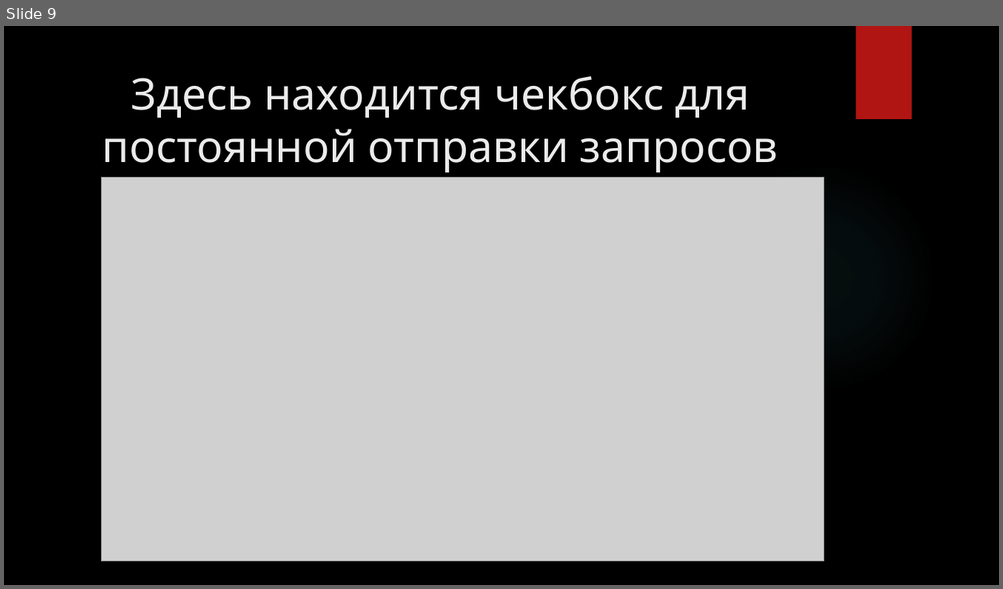
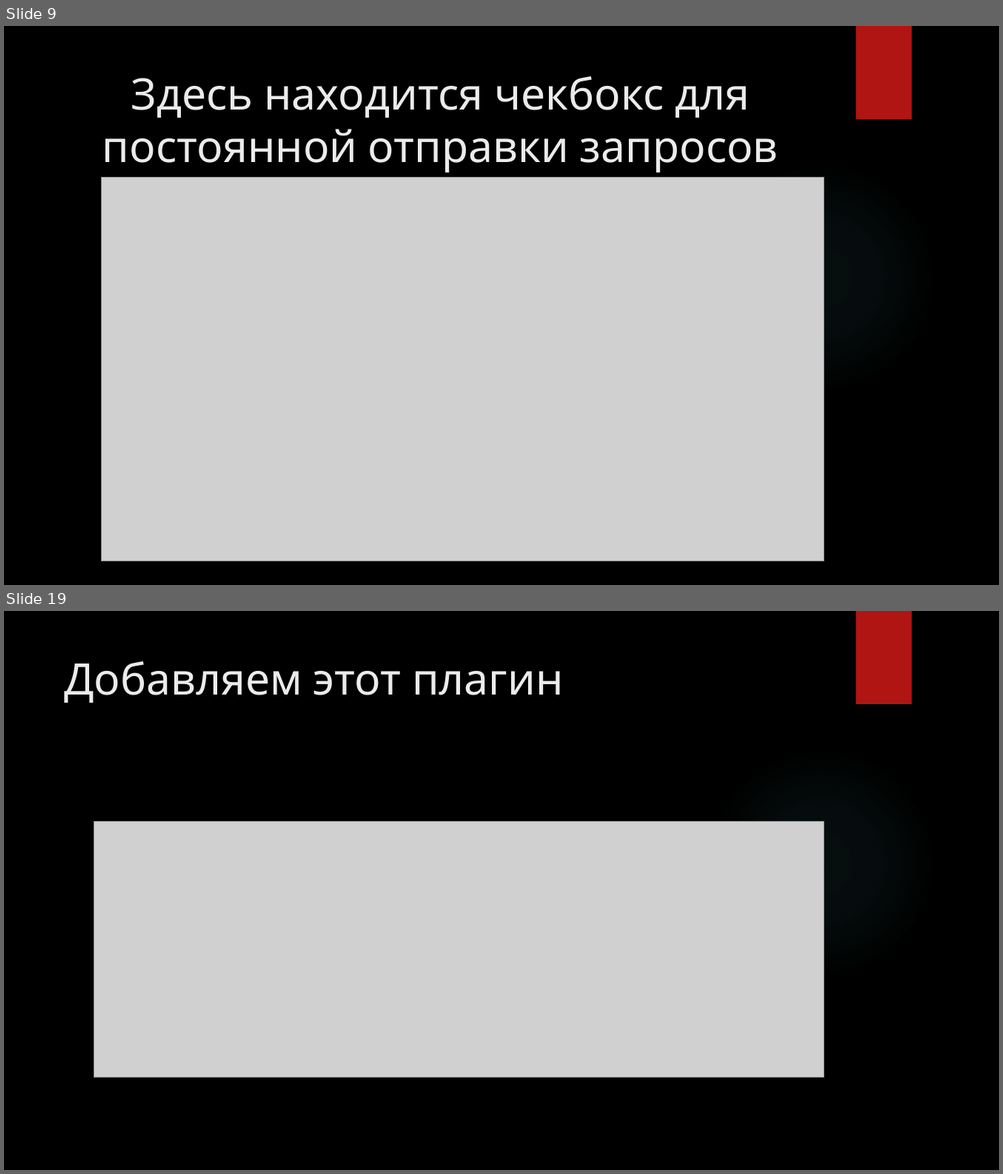
Before and after one commit to Aliaksei91/Jmeter, a slide deck: Jmeter.pptx. Shown one above the other, each under a label of ours: slide 9 before the commit, slides 9 and 19 after it; the slides between them are not shown. The pictures are 1003x589 and 1003x1174 pixels, drawn with LibreOffice and Linux fonts; fonts in the diff are those of the drawing; grey boxes stand for pictures; background and template pictures are left out. Boxes give left, top, right and bottom in pixels: in the first picture for what was removed or moved away, otherwise in the second. Text is boxed around its words. In the diff, an @@ line names an element or a change of style, - is before the commit and + after.

```diff
--- a/Jmeter.pptx
+++ b/Jmeter.pptx
@@ slide 19 added at (4, 611, 999, 1170), background picture (left out); not listed: 2 template elements that a slide beside it also shows @@
@@ title added at (64, 661, 563, 703), 42 pt, text #EBEBEB @@
+Добавляем этот плагин
@@ picture added at (94, 821, 824, 1078) @@
```
Also in this commit, not shown: 20 other slides added, 1 other file.
